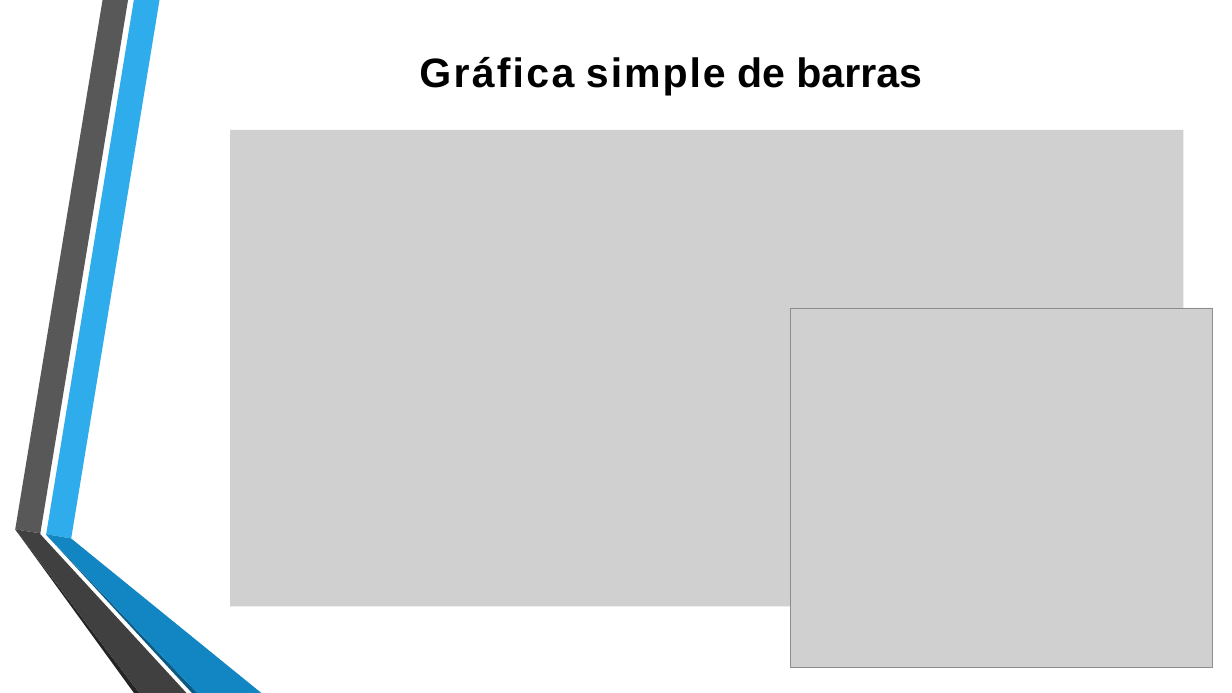
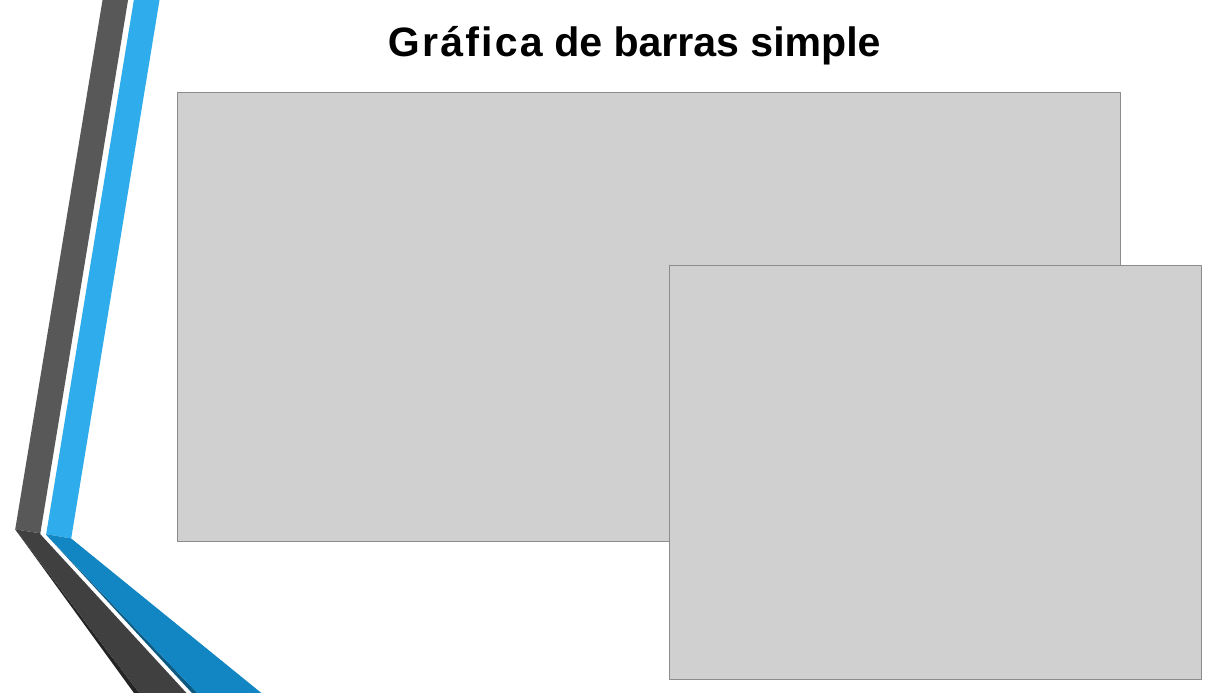
Before and after one commit to lizetheP/Programacion, a slide deck: slide 7 of CalendarioAgo2024/presentaciones/9_GraficasMatplotlib.pptx. Drawn at 1232x693 pixels with LibreOffice and Linux fonts; fonts in the diff are those of the drawing; grey boxes stand for pictures; background and template pictures are left out. Boxes give left, top, right and bottom in pixels: in the first picture for what was removed or moved away, otherwise in the second. Text is boxed around its words. In the diff, an @@ line names an element or a change of style, - is before the commit and + after.

```diff
--- a/CalendarioAgo2024/presentaciones/9_GraficasMatplotlib.pptx
+++ b/CalendarioAgo2024/presentaciones/9_GraficasMatplotlib.pptx
@@ text at (x1=388, y1=26, x2=880, y2=64): text changed @@
-Gráfica simple de barras
+Gráfica de barras simple
@@ picture resized from (x1=230, y1=130, x2=1183, y2=607) to (x1=177, y1=92, x2=1121, y2=543) @@
@@ picture resized from (x1=791, y1=308, x2=1213, y2=667) to (x1=670, y1=266, x2=1202, y2=680) @@
```
Also in this commit, not shown: 5 other slides changed, 4 slides added, 3 slides removed, 3 other files.
